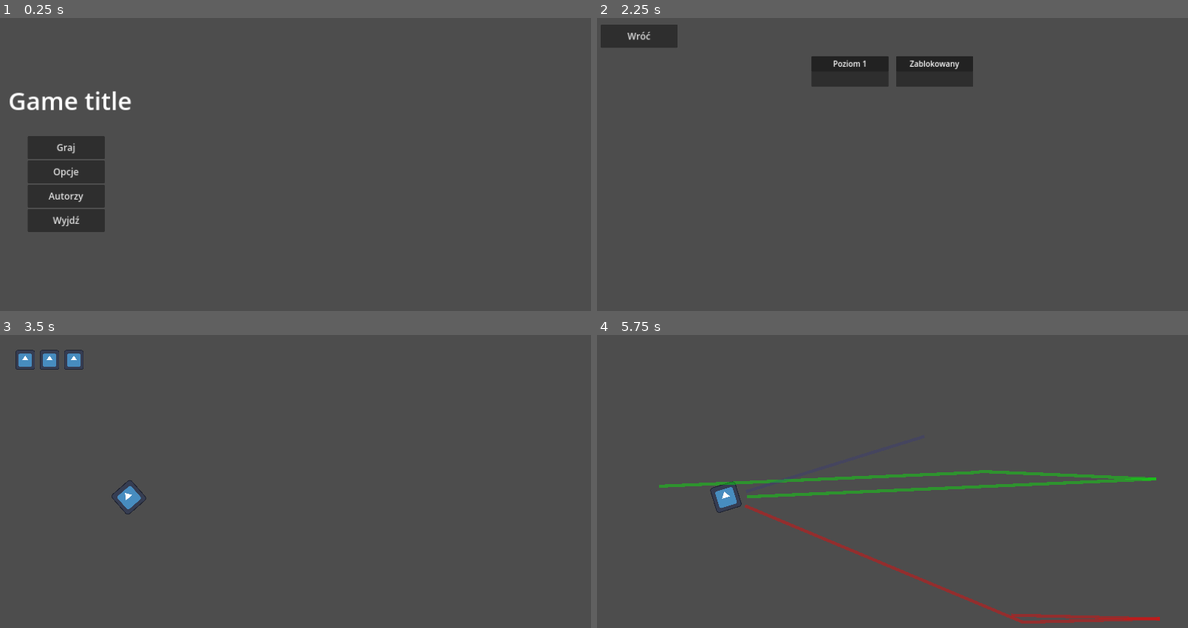
Above: before the commit, frames 1-4 (two rows, left to right).
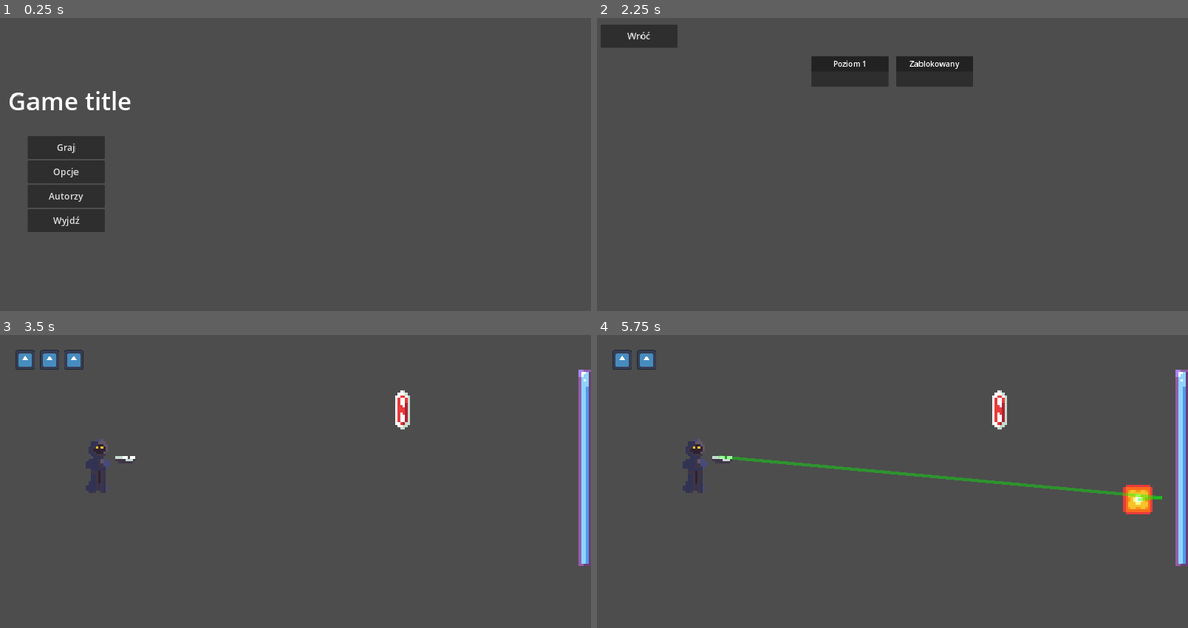
Above: after the commit, the same moments.

Repository: lolo111channel/GodocikJam
Game: Godot game, scene res://Levels/main_menu.tscn
Same seed, same stepped clock (60 frames per second), same inputs: the game is played once before the commit and once after it. The engine's default icon, where the game draws it, is replaced by a stand-in: a white triangle on a blue panel in a dark square.
Inputs (mouse positions are in pixels of both pictures, inside the frame that each line leads up to):
- Up to frame 1 (0.25 s): no input
- Up to frame 2 (2.25 s): click "Graj" at 0.5 s; click "Wróć" at 1.25 s; click "Graj" at 2 s
- Up to frame 3 (3.5 s): click (254, 387) at 2.77 s
- Up to frame 4 (5.75 s): tap Enter at 3.5 s; move the mouse to (1022, 484) at 3.52 s; click (1022, 484) at 3.6 s; move the mouse to (774, 516) at 4.27 s; click (774, 516) at 4.35 s; move the mouse to (951, 428) at 5.02 s; click (951, 428) at 5.1 s

The runs differ from the first frame. In frame 1, 0.4% of the frame differs, in the area x 1-23%, y 24-72%; in frame 2, 0.2%; in frame 3, 2.4%; in frame 4, 6.2%, in the area x 2-100%, y 5-99%.

Commit message:
a

Diff:
--- /dev/null
+++ b/Levels/level_1.tscn
@@ -0,0 +1,60 @@
+[gd_scene load_steps=9 format=3 uid="uid://ba7uom1cv6ikp"]
+
+[ext_resource type="PackedScene" uid="uid://d0oscsv4gu6c3" path="res://Scripts/UI/GameOver/game_over.tscn" id="1_k522p"]
+[ext_resource type="PackedScene" uid="uid://d3tu0eht833vc" path="res://Scripts/UI/Win/win.tscn" id="2_l6tgx"]
+[ext_resource type="PackedScene" uid="uid://dawl00g8smvqm" path="res://Scripts/Player/player.tscn" id="3_1dhmq"]
+[ext_resource type="PackedScene" uid="uid://dgpbddkqombrf" path="res://Scripts/Enemy/enemy.tscn" id="4_cr3hb"]
+[ext_resource type="Texture2D" uid="uid://dt8fqqbbwktn" path="res://Graphics/MirrorTop.png" id="4_yv0ux"]
+[ext_resource type="Texture2D" uid="uid://7bdr268v62ct" path="res://Graphics/MirrorMiddle.png" id="5_ffa4p"]
+[ext_resource type="Texture2D" uid="uid://cyicbxab7swa3" path="res://Graphics/MirrorBottom.png" id="6_15oo8"]
+
+[sub_resource type="RectangleShape2D" id="RectangleShape2D_gyssb"]
+size = Vector2(33, 631)
+
+[node name="Level1" type="Node2D"]
+
+[node name="CanvasLayer" type="CanvasLayer" parent="." groups=["UI"]]
+
+[node name="GameOver" parent="CanvasLayer" instance=ExtResource("1_k522p")]
+visible = false
+
+[node name="Win" parent="CanvasLayer" instance=ExtResource("2_l6tgx")]
+visible = false
+
+[node name="Player" parent="." instance=ExtResource("3_1dhmq")]
+position = Vector2(328, 395)
+
+[node name="BounceWall" type="StaticBody2D" parent="." groups=["BounceWall"]]
+position = Vector2(1859, 303)
+
+[node name="Sprite2D" type="Sprite2D" parent="BounceWall"]
+position = Vector2(-3, -127)
+scale = Vector2(8, 8)
+texture = ExtResource("4_yv0ux")
+
+[node name="Sprite2D2" type="Sprite2D" parent="BounceWall"]
+position = Vector2(-3, 0)
+scale = Vector2(8, 8)
+texture = ExtResource("5_ffa4p")
+
+[node name="Sprite2D3" type="Sprite2D" parent="BounceWall"]
+position = Vector2(-3, 128)
+scale = Vector2(8, 8)
+texture = ExtResource("5_ffa4p")
+
+[node name="Sprite2D4" type="Sprite2D" parent="BounceWall"]
+position = Vector2(-3, 256)
+scale = Vector2(8, 8)
+texture = ExtResource("5_ffa4p")
+
+[node name="Sprite2D5" type="Sprite2D" parent="BounceWall"]
+position = Vector2(-3, 384)
+scale = Vector2(8, 8)
+texture = ExtResource("6_15oo8")
+
+[node name="CollisionShape2D" type="CollisionShape2D" parent="BounceWall"]
+position = Vector2(41.5, 132.5)
+shape = SubResource("RectangleShape2D_gyssb")
+
+[node name="Enemy" parent="." instance=ExtResource("4_cr3hb")]
+position = Vector2(1309, 245)
--- a/Levels/main_menu.tscn
+++ b/Levels/main_menu.tscn
@@ -113,7 +113,7 @@
 
 [node name="Level" parent="CanvasLayer/LevelsSelector/GridContainer/Levels/Grid" instance=ExtResource("3_0id4f")]
 layout_mode = 2
-level_path = "res://Levels/test_level.tscn"
+level_path = "res://Levels/level_1.tscn"
 
 [node name="Level2" parent="CanvasLayer/LevelsSelector/GridContainer/Levels/Grid" instance=ExtResource("3_0id4f")]
 layout_mode = 2
--- a/Scripts/Bullet/bullet.gd
+++ b/Scripts/Bullet/bullet.gd
@@ -1,6 +1,8 @@
 extends RigidBody2D
 
 
+func _ready() -> void:
+	$Sprite2D.play("default")
 
 func action(wall_name : String) -> void:
 	match wall_name:
--- a/Scripts/Bullet/bullet.tscn
+++ b/Scripts/Bullet/bullet.tscn
@@ -1,16 +1,36 @@
-[gd_scene load_steps=5 format=3 uid="uid://cy5c1hv2djheo"]
+[gd_scene load_steps=9 format=3 uid="uid://cy5c1hv2djheo"]
 
 [ext_resource type="Script" path="res://Scripts/Bullet/bullet.gd" id="1_l4egh"]
+[ext_resource type="Texture2D" uid="uid://f5tf4ylw555k" path="res://Graphics/AnimatedElements/Fireball1.png" id="2_sgqr3"]
+[ext_resource type="Texture2D" uid="uid://dc4dkdivbcq7u" path="res://Graphics/AnimatedElements/Fireball2.png" id="3_47cl3"]
+[ext_resource type="Texture2D" uid="uid://dwqpove7bqy1d" path="res://Graphics/AnimatedElements/Fireball3.png" id="4_ujurf"]
 
 [sub_resource type="PhysicsMaterial" id="PhysicsMaterial_6g5pf"]
 friction = 0.0
 bounce = 1.0
 
+[sub_resource type="SpriteFrames" id="SpriteFrames_1dyyu"]
+animations = [{
+"frames": [{
+"duration": 1.0,
+"texture": ExtResource("2_sgqr3")
+}, {
+"duration": 1.0,
+"texture": ExtResource("3_47cl3")
+}, {
+"duration": 1.0,
+"texture": ExtResource("4_ujurf")
+}],
+"loop": true,
+"name": &"default",
+"speed": 5.0
+}]
+
 [sub_resource type="CircleShape2D" id="CircleShape2D_sx87b"]
-radius = 15.0333
+radius = 59.0
 
 [sub_resource type="CircleShape2D" id="CircleShape2D_eantg"]
-radius = 19.105
+radius = 74.0
 
 [node name="Bullet" type="RigidBody2D"]
 collision_layer = 2
@@ -24,6 +44,10 @@
 linear_damp_mode = 1
 script = ExtResource("1_l4egh")
 
+[node name="Sprite2D" type="AnimatedSprite2D" parent="."]
+scale = Vector2(8, 8)
+sprite_frames = SubResource("SpriteFrames_1dyyu")
+
 [node name="CollisionShape2D" type="CollisionShape2D" parent="."]
 shape = SubResource("CircleShape2D_sx87b")
 
--- a/Scripts/Enemy/enemy.tscn
+++ b/Scripts/Enemy/enemy.tscn
@@ -1,12 +1,13 @@
-[gd_scene load_steps=4 format=3 uid="uid://dgpbddkqombrf"]
+[gd_scene load_steps=5 format=3 uid="uid://dgpbddkqombrf"]
 
 [ext_resource type="Script" path="res://Scripts/Enemy/enemy.gd" id="1_gpc2k"]
+[ext_resource type="Texture2D" uid="uid://df7s4lbgjl2f8" path="res://Graphics/TargetShield.png" id="2_poxbt"]
 
 [sub_resource type="CircleShape2D" id="CircleShape2D_p5owj"]
-radius = 39.0128
+radius = 61.2944
 
 [sub_resource type="CircleShape2D" id="CircleShape2D_8hytd"]
-radius = 41.0
+radius = 76.1052
 
 [node name="Enemy" type="StaticBody2D" groups=["Enemy"]]
 script = ExtResource("1_gpc2k")
@@ -23,4 +24,9 @@
 shape = SubResource("CircleShape2D_8hytd")
 debug_color = Color(0.556863, 0, 0.101961, 0.419608)
 
+[node name="Sprite2D" type="Sprite2D" parent="."]
+position = Vector2(-41, -1)
+scale = Vector2(8, 8)
+texture = ExtResource("2_poxbt")
+
 [connection signal="area_entered" from="Area2D" to="." method="_on_area_2d_area_entered"]
--- a/Scripts/Player/player.gd
+++ b/Scripts/Player/player.gd
@@ -1,6 +1,6 @@
 extends Node2D
 
-@onready var bullet_spawn : Node2D = $BulletSpawn
+@onready var bullet_spawn : Node2D = $Point/BulletSpawn
 @export var bullet_scene : PackedScene
 
 var ammo : int = 3
@@ -13,9 +13,19 @@
 
 var is_win : bool = false
 
+var is_start_shooting : bool = false
+var a : bool = false
+
+var current_pos : Vector2
+
+func _ready() -> void:
+	$Sprite2D.play("default")
+
+
 func _physics_process(delta) -> void:
-	if ammo > 0:
-		look_at(get_global_mouse_position())
+	#if ammo > 0:
+		#$Point.look_at(get_global_mouse_position())
+	pass
 
 func _process(delta) -> void:
 
@@ -30,16 +40,30 @@
 	if Input.is_action_just_pressed("esc"):
 		get_tree().change_scene_to_file("res://Levels/main_menu.tscn")
 
-	if Input.is_action_just_pressed("shoot") and ammo > 0 and !is_win:
-		var bullet : RigidBody2D = bullet_scene.instantiate()
+	if Input.is_action_just_pressed("shoot") and ammo > 0 and !is_win and !is_start_shooting:
+		$Sprite2D.play("attack")
+		is_start_shooting = true
+
+		current_pos = get_global_mouse_position()
 
 
+	if is_start_shooting and $Sprite2D.frame == 5 and !a:
+		var bullet : RigidBody2D = bullet_scene.instantiate()
 		bullet.global_position = bullet_spawn.global_position
-		bullet.linear_velocity = bullet_spawn.global_position.direction_to(get_global_mouse_position()) * 1400
+		bullet.linear_velocity = bullet_spawn.global_position.direction_to(current_pos) * 1400
 
 		get_parent().add_child(bullet)
 		remove_ammo()
 		add_line_2d(bullet)
+
+		a = true
+
+	if $Sprite2D.frame >= 9 and is_start_shooting:
+		is_start_shooting = false
+		$Sprite2D.play("default")
+
+		a = false
+
 
 func remove_ammo() -> void:
 	ammo -= 1
@@ -61,7 +85,7 @@
 			is_win = true
 
 			winning_panel.visible = true
-			winning_panel.show_score(ammo)
+			winning_panel.show_score(ammo+1)
 
 			winning_panel.next_level_id = Global.current_level_that_will_unlock
 			Global.finish(ammo+1)
--- a/Scripts/Player/player.tscn
+++ b/Scripts/Player/player.tscn
@@ -1,19 +1,93 @@
-[gd_scene load_steps=4 format=3 uid="uid://dawl00g8smvqm"]
+[gd_scene load_steps=19 format=3 uid="uid://dawl00g8smvqm"]
 
 [ext_resource type="Texture2D" uid="uid://b4gw1x0eclm6t" path="res://icon.svg" id="1_3acx4"]
 [ext_resource type="Script" path="res://Scripts/Player/player.gd" id="1_l6e3u"]
 [ext_resource type="PackedScene" uid="uid://cy5c1hv2djheo" path="res://Scripts/Bullet/bullet.tscn" id="2_xju5u"]
+[ext_resource type="Texture2D" uid="uid://cpx72p5w4lm1e" path="res://Graphics/WizardAnimations/WizardAttack1.png" id="3_6xbq4"]
+[ext_resource type="Texture2D" uid="uid://gdwetntpr4nu" path="res://Graphics/WizardAnimations/WizardIdle1.png" id="3_de2ru"]
+[ext_resource type="Texture2D" uid="uid://hyk3qco4to1b" path="res://Graphics/WizardAnimations/WizardIdle2.png" id="4_nrvjg"]
+[ext_resource type="Texture2D" uid="uid://cggbnnbpoduaf" path="res://Graphics/WizardAnimations/WizardAttack2.png" id="4_q1ctf"]
+[ext_resource type="Texture2D" uid="uid://crkkro52645hn" path="res://Graphics/WizardAnimations/WizardIdle3.png" id="5_j8qc3"]
+[ext_resource type="Texture2D" uid="uid://baufbpr8exa60" path="res://Graphics/WizardAnimations/WizardAttack3.png" id="5_jlkly"]
+[ext_resource type="Texture2D" uid="uid://cbbvu84svbi6f" path="res://Graphics/WizardAnimations/WizardAttack4.png" id="6_dw85k"]
+[ext_resource type="Texture2D" uid="uid://b8gem4lr6er3q" path="res://Graphics/WizardAnimations/WizardIdle4.png" id="6_qmt7x"]
+[ext_resource type="Texture2D" uid="uid://dfu1i6i3cepmd" path="res://Graphics/WizardAnimations/WizardAttack5.png" id="7_bpxxn"]
+[ext_resource type="Texture2D" uid="uid://vni234x2xjid" path="res://Graphics/WizardAnimations/WizardAttack6.png" id="8_8w6da"]
+[ext_resource type="Texture2D" uid="uid://etpc46cfdm23" path="res://Graphics/WizardAnimations/WizardAttack7.png" id="9_uo3y6"]
+[ext_resource type="Texture2D" uid="uid://c5njdflmspoqj" path="res://Graphics/WizardAnimations/WizardAttack8.png" id="10_v0prf"]
+[ext_resource type="Texture2D" uid="uid://iumy2s4xcpc6" path="res://Graphics/WizardAnimations/WizardAttack9.png" id="11_77i73"]
+[ext_resource type="Texture2D" uid="uid://hjmi2ah7jjsh" path="res://Graphics/WizardAnimations/WizardAttack10.png" id="12_n2mma"]
+
+[sub_resource type="SpriteFrames" id="SpriteFrames_ru4iu"]
+animations = [{
+"frames": [{
+"duration": 1.0,
+"texture": ExtResource("3_6xbq4")
+}, {
+"duration": 1.0,
+"texture": ExtResource("4_q1ctf")
+}, {
+"duration": 1.0,
+"texture": ExtResource("5_jlkly")
+}, {
+"duration": 1.0,
+"texture": ExtResource("6_dw85k")
+}, {
+"duration": 1.0,
+"texture": ExtResource("7_bpxxn")
+}, {
+"duration": 1.0,
+"texture": ExtResource("8_8w6da")
+}, {
+"duration": 1.0,
+"texture": ExtResource("9_uo3y6")
+}, {
+"duration": 1.0,
+"texture": ExtResource("10_v0prf")
+}, {
+"duration": 1.0,
+"texture": ExtResource("11_77i73")
+}, {
+"duration": 1.0,
+"texture": ExtResource("12_n2mma")
+}],
+"loop": true,
+"name": &"attack",
+"speed": 5.0
+}, {
+"frames": [{
+"duration": 1.0,
+"texture": ExtResource("3_de2ru")
+}, {
+"duration": 1.0,
+"texture": ExtResource("4_nrvjg")
+}, {
+"duration": 1.0,
+"texture": ExtResource("5_j8qc3")
+}, {
+"duration": 1.0,
+"texture": ExtResource("6_qmt7x")
+}],
+"loop": true,
+"name": &"default",
+"speed": 5.0
+}]
 
 [node name="Player" type="Node2D"]
 script = ExtResource("1_l6e3u")
 bullet_scene = ExtResource("2_xju5u")
 
-[node name="Sprite2D" type="Sprite2D" parent="."]
+[node name="Sprite2D" type="AnimatedSprite2D" parent="."]
 position = Vector2(-1, -1)
-scale = Vector2(0.671875, 0.671875)
-texture = ExtResource("1_3acx4")
+scale = Vector2(8, 8)
+sprite_frames = SubResource("SpriteFrames_ru4iu")
+animation = &"attack"
+frame = 2
+frame_progress = 0.605664
 
-[node name="BulletSpawn" type="Node2D" parent="."]
+[node name="Point" type="Node2D" parent="."]
+
+[node name="BulletSpawn" type="Node2D" parent="Point"]
 position = Vector2(67, 1)
 
 [node name="CanvasLayer" type="CanvasLayer" parent="."]
--- a/Scripts/UI/Win/win.gd
+++ b/Scripts/UI/Win/win.gd
@@ -4,7 +4,7 @@
 var next_level_id : int = -1
 
 func show_score(score : int):
-	for i in score + 1:
+	for i in score:
 		points.get_children()[i].visible = true
 
 
--- a/project.godot
+++ b/project.godot
@@ -47,5 +47,6 @@
 
 [rendering]
 
+textures/canvas_textures/default_texture_filter=0
 renderer/rendering_method="gl_compatibility"
 renderer/rendering_method.mobile="gl_compatibility"
Not shown, added: Graphics/AnimatedElements/Fireball1.png.import
Not shown, added: Graphics/AnimatedElements/Fireball2.png.import
Not shown, added: Graphics/AnimatedElements/Fireball3.png.import
Not shown, added: Graphics/AnimatedElements/PortalBlue1.png.import
Not shown, added: Graphics/AnimatedElements/PortalBlue2.png.import
Not shown, added: Graphics/AnimatedElements/PortalBlue3.png.import
Not shown, added: Graphics/AnimatedElements/PortalOrange1.png.import
Not shown, added: Graphics/AnimatedElements/PortalOrange2.png.import
Not shown, added: Graphics/AnimatedElements/PortalOrange3.png.import
Not shown, added: Graphics/Mirror.png.import
Not shown, added: Graphics/MirrorBottom.png.import
Not shown, added: Graphics/MirrorMiddle.png.import
(and 16 more such lines)
